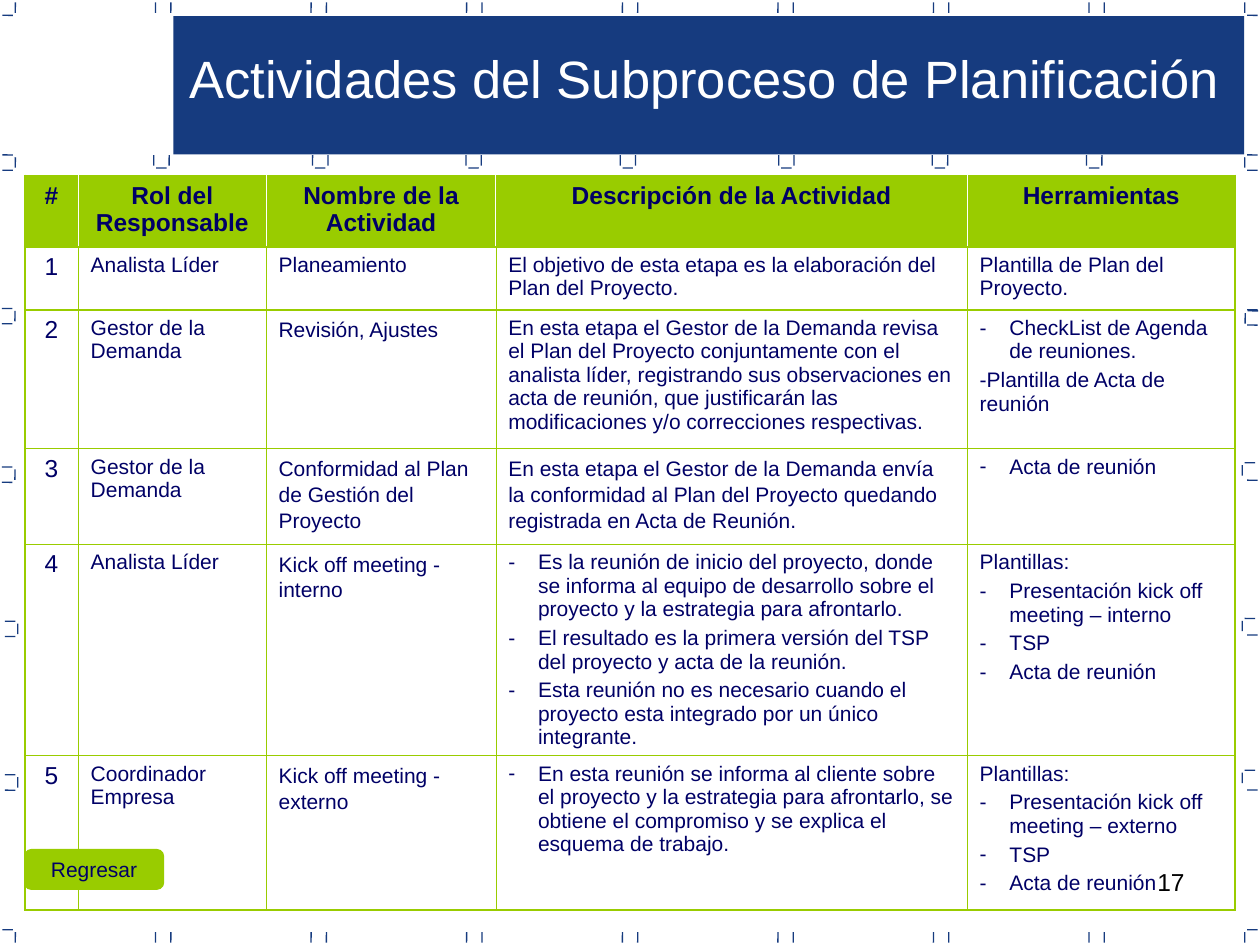
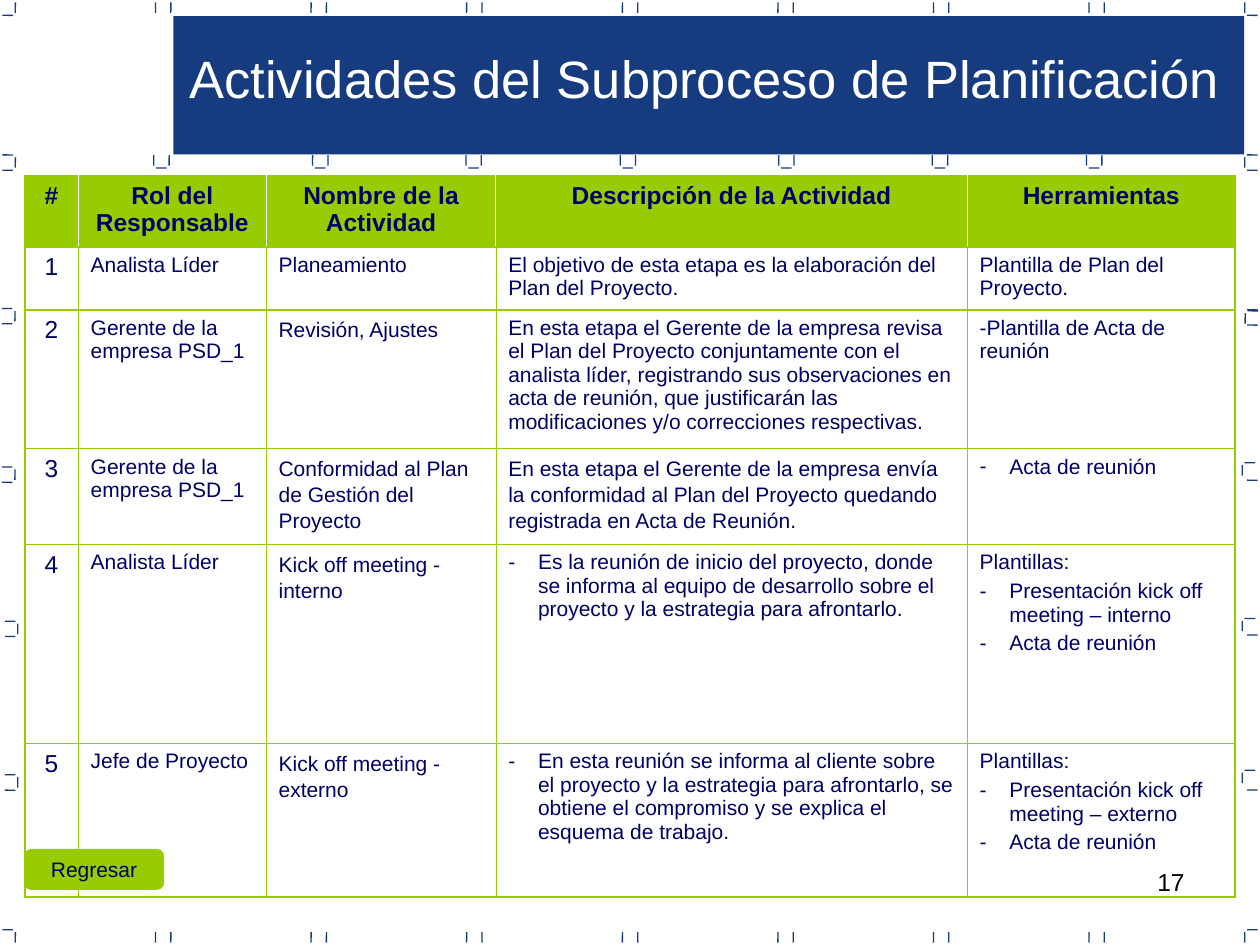
Before and after one commit to joansafr/Dev90PlusPlus, a slide deck: slide 17 of Area PP_PMC/7.0.1.23 Proceso de gestion de proyectos.ppt. Drawn at 1260x945 pixels with LibreOffice and Linux fonts; fonts in the diff are those of the drawing. Boxes give left, top, right and bottom in pixels: in the first picture for what was removed or moved away, otherwise in the second. Text is boxed around its words. In the diff, an @@ line names an element or a change of style, - is before the commit and + after.

Commit message:
Area PP_PMC
Se actualizo la ppt de proceso de gestion y se indico los puntos a
completar/mejorar del Plan de Proyecto (Titulo de color rojo).

```diff
--- a/Area PP_PMC/7.0.1.23 Proceso de gestion de proyectos.ppt
+++ b/Area PP_PMC/7.0.1.23 Proceso de gestion de proyectos.ppt
@@ table at [25, 175, 1236, 897] @@
-row 3: 2 | Gestor de la Demanda | Revisión, Ajustes | En esta etapa el Gestor de la Demanda revisa el Plan del Proyecto conjuntamente con el analista líder, registrando sus observaciones en acta de reunión, que justificarán las modificaciones y/o correcciones respectivas. | CheckList de Agenda de reuniones. / -Plantilla de Acta de reunión
+row 3: 2 | Gerente de la empresa PSD_1 | Revisión, Ajustes | En esta etapa el Gerente de la empresa revisa el Plan del Proyecto conjuntamente con el analista líder, registrando sus observaciones en acta de reunión, que justificarán las modificaciones y/o correcciones respectivas. | -Plantilla de Acta de reunión
-row 4, column 2: Gestor de la Demanda
+row 4, column 2: Gerente de la empresa PSD_1
-row 4, column 4: En esta etapa el Gestor de la Demanda envía la conformidad al Plan del Proyecto quedando registrada en Acta de Reunión.
+row 4, column 4: En esta etapa el Gerente de la empresa envía la conformidad al Plan del Proyecto quedando registrada en Acta de Reunión.
-row 5, column 4: Es la reunión de inicio del proyecto, donde se informa al equipo de desarrollo sobre el proyecto y la estrategia para afrontarlo. / El resultado es la primera versión del TSP del proyecto y acta de la reunión. / Esta reunión no es necesario cuando el proyecto esta integrado por un único integrante.
+row 5, column 4: Es la reunión de inicio del proyecto, donde se informa al equipo de desarrollo sobre el proyecto y la estrategia para afrontarlo.
-row 5, column 5: Plantillas: / Presentación kick off meeting – interno / TSP / Acta de reunión
+row 5, column 5: Plantillas: / Presentación kick off meeting – interno / Acta de reunión
-row 6, column 2: Coordinador Empresa
+row 6, column 2: Jefe de Proyecto
-row 6, column 5: Plantillas: / Presentación kick off meeting – externo / TSP / Acta de reunión
+row 6, column 5: Plantillas: / Presentación kick off meeting – externo / Acta de reunión
```
Also in this commit, not shown: 19 other slides changed, 1 other file.
